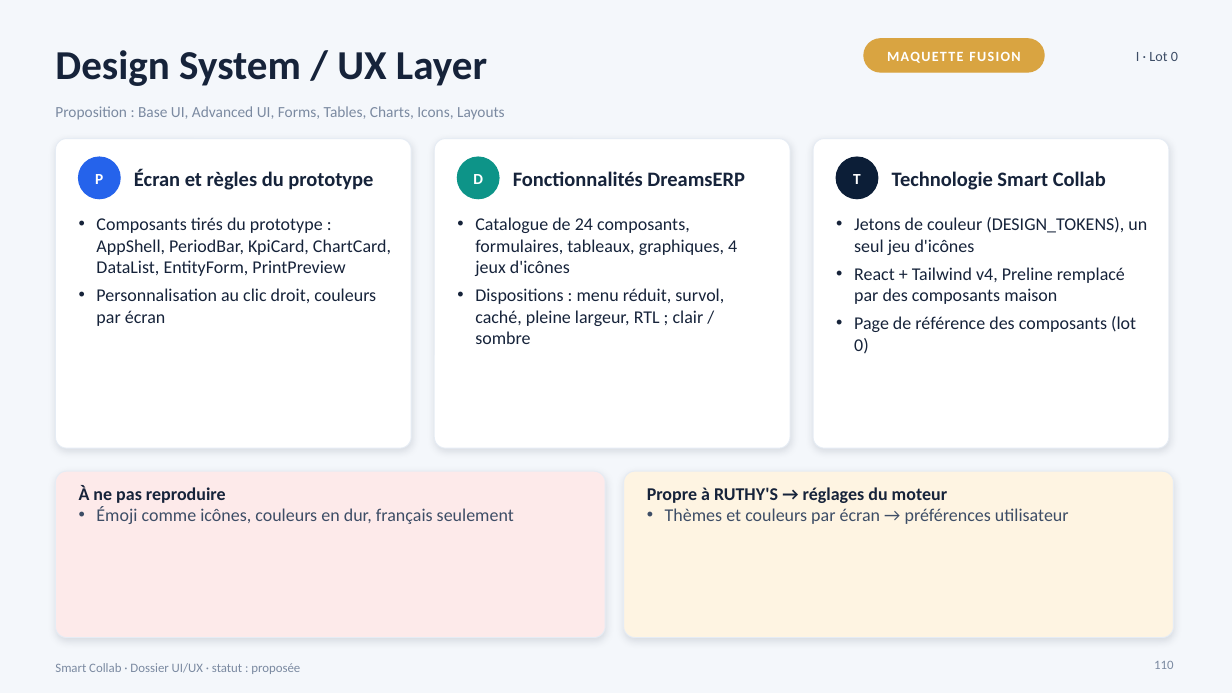
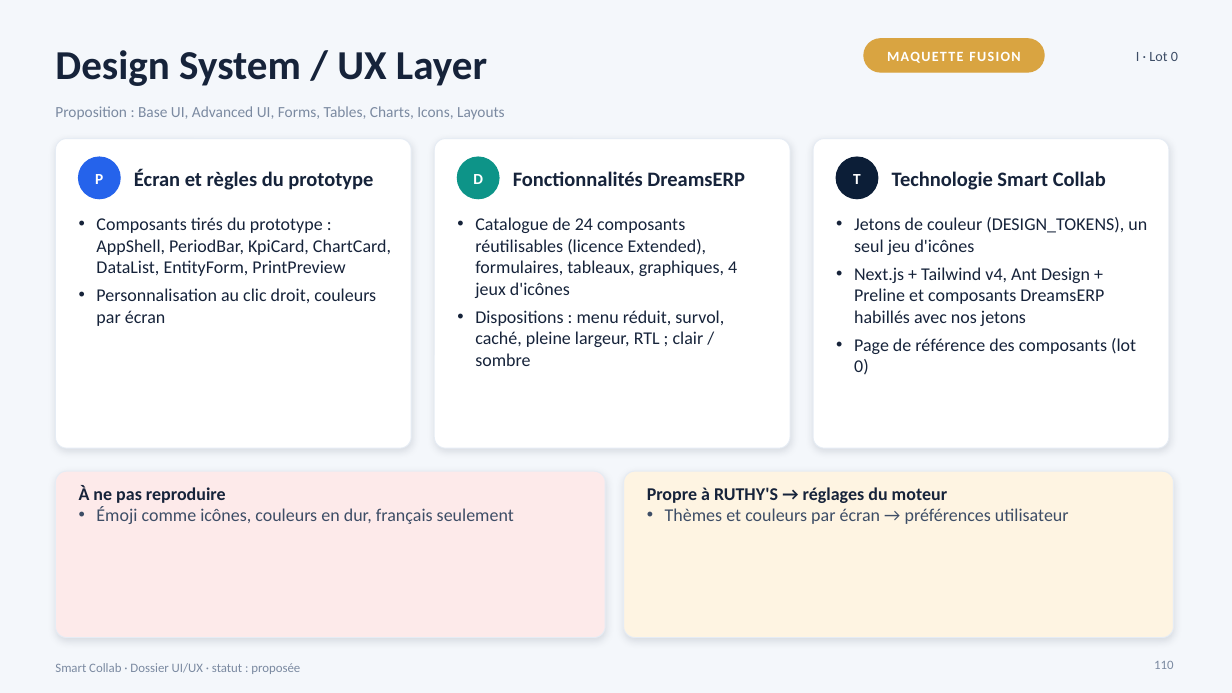
Before and after one commit to Sydney854/smart-collab, a slide deck: slide 110 of 05_UI_UX/DOSSIER_UI_UX_MODULES.pptx. Drawn at 1232x693 pixels with LibreOffice and Linux fonts; fonts in the diff are those of the drawing. Boxes give left, top, right and bottom in pixels: in the first picture for what was removed or moved away, otherwise in the second. Text is boxed around its words. In the diff, an @@ line names an element or a change of style, - is before the commit and + after.

```diff
--- a/05_UI_UX/DOSSIER_UI_UX_MODULES.pptx
+++ b/05_UI_UX/DOSSIER_UI_UX_MODULES.pptx
@@ text at bbox=[475, 217, 737, 298]: text changed @@
-• Catalogue de 24 composants, formulaires, tableaux, graphiques, 4 jeux d'icônes
+• Catalogue de 24 composants réutilisables (licence Extended), formulaires, tableaux, graphiques, 4 jeux d'icônes
@@ text at bbox=[854, 267, 1104, 326]: text changed @@
-• React + Tailwind v4, Preline remplacé par des composants maison
+• Next.js + Tailwind v4, Ant Design + Preline et composants DreamsERP habillés avec nos jetons
```
Also in this commit, not shown: 37 other slides changed, 15 other files.
